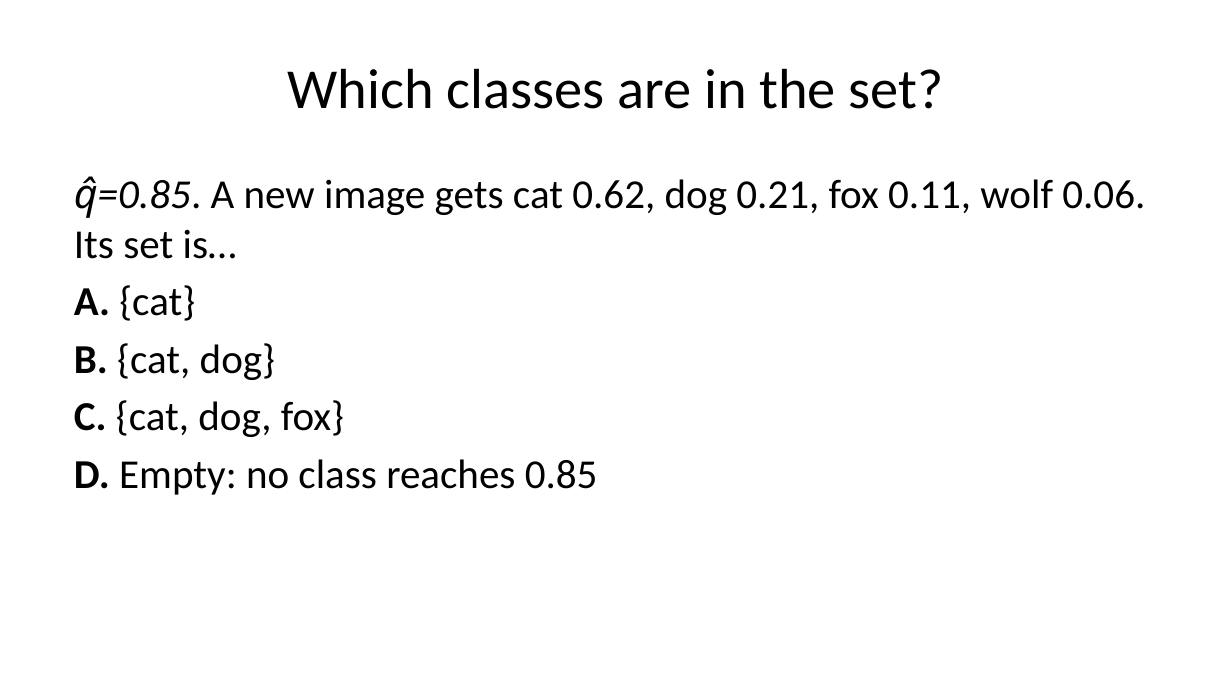
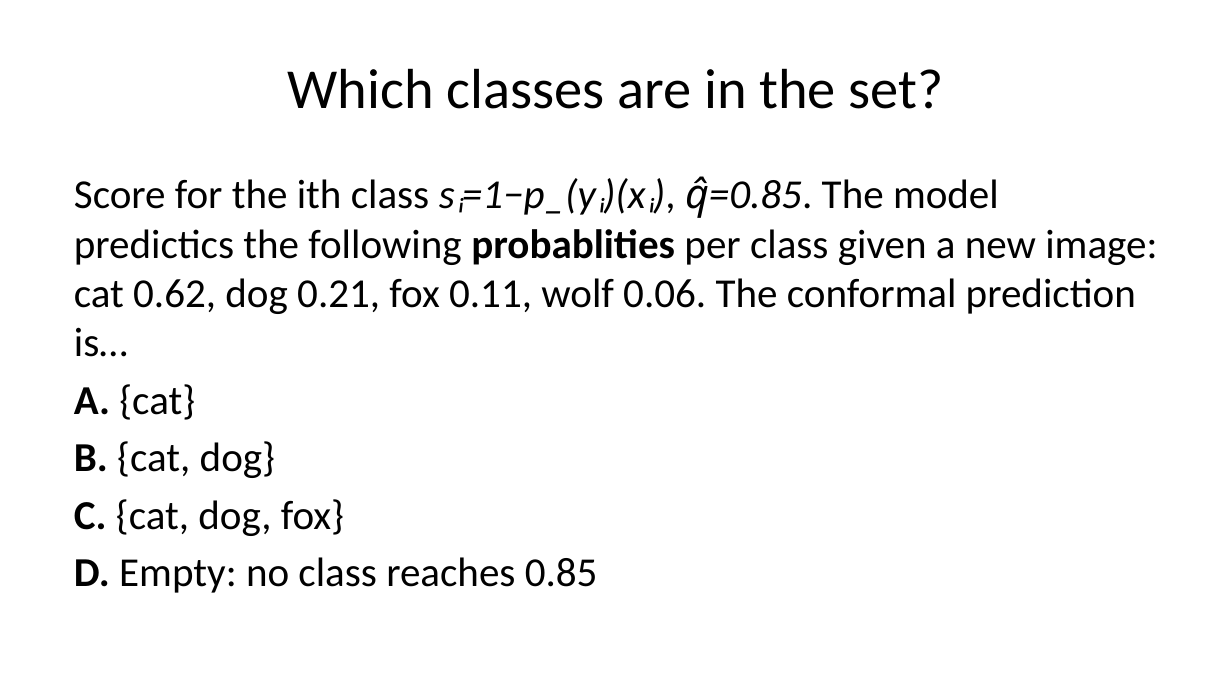
Before and after one commit to AmyRouillard/ml-foundations-mau-2026, a slide deck: slide 55 of ml-foundations.pptx (slide 53 before the commit). Drawn at 1232x693 pixels with LibreOffice and Linux fonts; fonts in the diff are those of the drawing. Boxes give left, top, right and bottom in pixels: in the first picture for what was removed or moved away, otherwise in the second. Text is boxed around its words. In the diff, an @@ line names an element or a change of style, - is before the commit and + after.

```diff
--- a/ml-foundations.pptx
+++ b/ml-foundations.pptx
@@ text at (74, 178, 1157, 357): text changed @@
-q̂=0.85. A new image gets cat 0.62, dog 0.21, fox 0.11, wolf 0.06. Its set is…
+Score for the ith class sᵢ=1−p_(yᵢ)(xᵢ), q̂=0.85. The model predictics the following probablities per class given a new image: cat 0.62, dog 0.21, fox 0.11, wolf 0.06. The conformal prediction is…
```
Also in this commit, not shown: 4 other slides changed, 8 slides removed, 12 other files.
